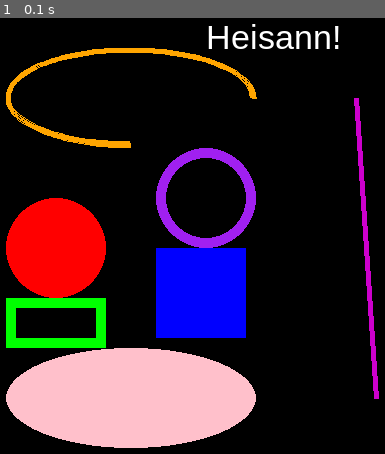
Above: before the commit, frame 1.
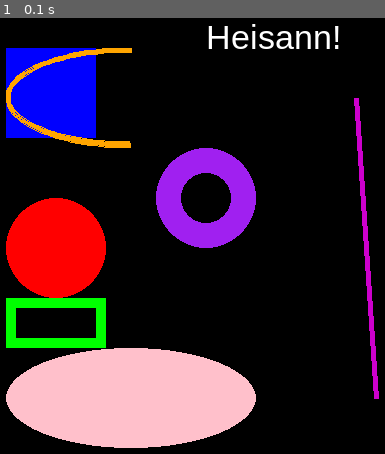
Above: after the commit, the same moment.

Repository: johanhake/it2-kodeekssempler-25-26
Game: pygame game, started from runde3/eksempler/kap3.4/eks_3.4.1-tegne.py
Same seed, same stepped clock (60 frames per second), same inputs: the game is played once before the commit and once after it.
Inputs:
- Up to frame 1 (0.1 s): no input

The runs differ from the first frame. In frame 1, 11% of the frame differs, in the area x 1-67%, y 6-74%.

Commit message:
La til eksempler og start på animasjon

Diff:
--- a/runde3/eksempler/kap3.4/eks_3.4.1-tegne.py
+++ b/runde3/eksempler/kap3.4/eks_3.4.1-tegne.py
@@ -4,7 +4,7 @@
 BREDDE = 500
 HØYDE  = 500
 
-vindu = pg.display.set_mode([BREDDE, HØYDE])
+vindu = pg.display.set_mode((BREDDE, HØYDE))
 font = pg.font.SysFont("Arial", 34)
 
 fortsett = True
@@ -14,12 +14,12 @@
             fortsett = False
     vindu.fill("black")
     pg.draw.circle(vindu, "red", (100, 250), 50)
-    pg.draw.circle(vindu, 'purple', (250, 200), 50,10)
+    pg.draw.circle(vindu, 'purple', (250, 200), 50,25)
 
-    pg.draw.rect(vindu, "blue", (200, 250, 90, 90))
+    pg.draw.rect(vindu, "blue", (50, 50, 90, 90))
     pg.draw.rect(vindu, 'green', (50, 300, 100, 50),10)
 
-    pg.draw.arc(vindu, 'orange', (50, 50, 250, 100), 0, 1.5*3.14, 5)
+    pg.draw.arc(vindu, 'orange', (50, 50, 250, 100), 0.5*3.14, 1.5*3.14, 5)
 
     pg.draw.line(vindu, (205, 0, 205), (400, 100), (420, 400), 5)
 
@@ -28,6 +28,6 @@
     bilde = font.render("Heisann!", True, (255, 255, 255))
     vindu.blit(bilde, (250, 20))
 
-    pg.display.flip()
+    pg.display.update()
 
 pg.quit()
--- /dev/null
+++ b/runde3/eksempler/kap3.4/eks_3.4.2-stjerne.py
@@ -0,0 +1,55 @@
+import pygame as pg
+import math as m
+
+pg.init()
+BREDDE = 500
+HØYDE  = 500
+
+vindu = pg.display.set_mode((BREDDE, HØYDE))
+font = pg.font.SysFont("Arial", 34)
+
+
+def star_points(cx, cy, R, start_angle=-m.pi/2, clockwise=True):
+    """
+    Generer 10 polygonpunkter for en regulær femkantet stjerne (pentagram).
+
+    Parametre:
+        cx, cy      : senterkoordinater
+        R           : ytterradius (fra senter til spiss)
+        start_angle : startvinkel (rad). -pi/2 gir en spiss rett opp.
+        clockwise   : True for klokkeretning, False for mot-klokkeretning
+
+    Returnerer:
+        Liste av (x, y) med 10 punkter som danner stjernepolygonet.
+    """
+    # Inneradius for regulær femstjerne
+    r = R * (m.sin(m.pi/10) / m.sin(3*m.pi/10))  # ≈ 0.381966 * R
+
+    # Vinkel mellom påfølgende punkter (ytter/inner/ytter/...)
+    step = m.pi / 5  # 36 grader
+
+    # Retningsfaktor
+    dir_ = -1 if clockwise else 1
+
+    pts = []
+    for i in range(10):
+        # Partallsindeks -> ytterpunkt, oddetall -> innerpunkt
+        radius = R if i % 2 == 0 else r
+        angle = start_angle + dir_ * i * step
+        x = cx + radius * m.cos(angle)
+        y = cy + radius * m.sin(angle)
+        pts.append((x, y))
+    return pts
+
+fortsett = True
+while fortsett:
+    for event in pg.event.get():
+        if event.type == pg.QUIT:
+            fortsett = False
+    vindu.fill("black")
+
+    pg.draw.circle(vindu, "white", (200, 200), 200)
+    pg.draw.polygon(vindu, "red", star_points(200, 200, 200))
+    pg.display.update()
+
+pg.quit()
--- /dev/null
+++ b/runde3/eksempler/kap3.4/eks_3.4.3-måne.py
@@ -0,0 +1,47 @@
+# Eksempel 3.4.3 Tegn en vandrende måne
+import pygame as pg
+from pygame.locals import *
+from math import pi, cos, sin
+
+pg.init()
+
+BREDDE, HØYDE = 600, 500
+FPS = 24
+klokke = pg.time.Clock()
+
+vindu = pg.display.set_mode([BREDDE, HØYDE])
+pg.display.set_caption("Måne")
+
+# Måneparametrer
+x_måne = 500
+y_måne = 100
+
+fortsett = True
+while fortsett:
+    for event in pg.event.get():
+        if event.type == pg.QUIT:
+            fortsett = False
+
+    vindu.fill("darkblue") # Bakgrunn/himmel
+
+
+    # Tegn et hus
+    pg.draw.rect(vindu, 'darkgreen', (0,350,600,150)) # Gress
+    pg.draw.rect(vindu, 'red3', (100,200,300,200)) # Hus
+    pg.draw.rect(vindu, 'orange', (150,250,50,50)) # Vindu med lys
+    pg.draw.rect(vindu, 'black', (150,250,50,50),2) # Vindusramme
+    pg.draw.line(vindu, 'black', (175,250),(175,300),2) # Sprosse
+    pg.draw.line(vindu, 'black', (150,275),(200,275),2) # Sprosse
+    pg.draw.rect(vindu, 'black', (300,250,50,50)) # Mørkt vindu
+    pg.draw.rect(vindu, 'chocolate4', (225,300,50,100)) # Dør
+    pg.draw.polygon(vindu, 'black', ((75,200),(250,100),(425,200))) # Tak
+    pg.draw.rect(vindu, 'black', (300,100,50,100)) # Pipe
+
+    pg.draw.circle(vindu, 'grey', (x_måne, y_måne), 40) # Måne
+
+
+    pg.display.update()
+
+    klokke.tick(FPS)
+
+pg.quit()
--- /dev/null
+++ b/runde3/løsningsforslag/kap3.4/oppg_3.4.1_hus.py
@@ -0,0 +1,35 @@
+# Oppgave 3.4.1 Tegn et hus
+import pygame as pg
+from pygame.locals import *
+
+pg.init()
+
+BREDDE, HØYDE = 600, 500
+
+vindu = pg.display.set_mode([BREDDE, HØYDE])
+pg.display.set_caption("Hus")
+
+fortsett = True
+while fortsett:
+    for event in pg.event.get():
+        if event.type == pg.QUIT:
+            fortsett = False
+
+    vindu.fill("darkblue") # Bakgrunn/himmel
+
+    # Tegn et hus
+    pg.draw.rect(vindu, 'darkgreen', (0,350,600,150)) # Gress
+    pg.draw.rect(vindu, 'red3', (100,200,300,200)) # Hus
+    pg.draw.rect(vindu, 'orange', (150,250,50,50)) # Vindu med lys
+    pg.draw.rect(vindu, 'black', (150,250,50,50),2) # Vindusramme
+    pg.draw.line(vindu, 'black', (175,250),(175,300),2) # Sprosse
+    pg.draw.line(vindu, 'black', (150,275),(200,275),2) # Sprosse
+    pg.draw.rect(vindu, 'black', (300,250,50,50)) # Mørkt vindu
+    pg.draw.rect(vindu, 'chocolate4', (225,300,50,100)) # Dør
+    pg.draw.polygon(vindu, 'black', ((75,200),(250,100),(425,200))) # Tak
+    pg.draw.rect(vindu, 'black', (300,100,50,100)) # Pipe
+    pg.draw.circle(vindu, 'grey', (500,100), 40) # Måne
+
+    pg.display.update()
+
+pg.quit()
--- /dev/null
+++ b/runde3/løsningsforslag/kap3.4/oppg_3.4.2_flagg.py
@@ -0,0 +1,34 @@
+import pygame as pg
+
+# Initialiserer/starter pygame
+pg.init()
+
+BREDDE = 500
+HØYDE  = 500
+vindu = pg.display.set_mode([BREDDE, HØYDE])
+pg.display.set_caption("Flagg")
+
+
+def sveriges_flagg(x, y, bredde):
+    høyde = bredde*(5/8)
+    blå = (0, 106, 167)
+    gul = (254, 204, 0)
+    pg.draw.rect(vindu, blå, (x, y, bredde, høyde))
+    pg.draw.rect(vindu, gul, (x, y+høyde*2/5, bredde, høyde/5))
+    pg.draw.rect(vindu, gul, (x+5/16*bredde, y, bredde/8, høyde))
+
+fortsett = True
+while fortsett:
+
+    for event in pg.event.get():
+        if event.type == pg.QUIT:
+            fortsett = False
+
+    vindu.fill("black")
+    sveriges_flagg(50, 50, 150)
+    sveriges_flagg(250, 50, 50)
+    sveriges_flagg(50, 250, 250)
+
+    pg.display.flip()
+
+pg.quit()
